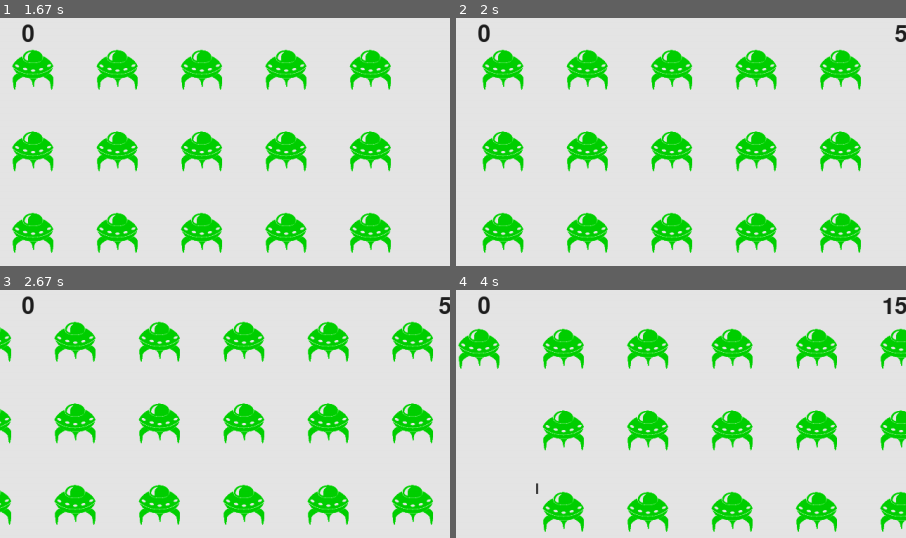
Above: before the commit, frames 1-4 (two rows, left to right).
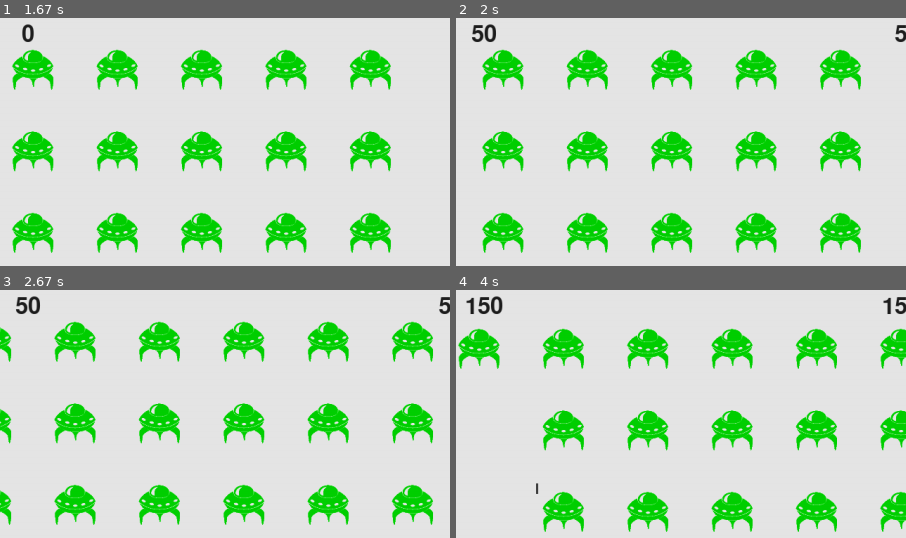
Above: after the commit, the same moments.

Repository: ckeller191/PyGame_Project
Game: pygame game, started from alien_invasion.py
Same seed, same stepped clock (60 frames per second), same inputs: the game is played once before the commit and once after it.
Inputs:
- Up to frame 1 (1.67 s): click "Play" at 0.38 s; tap Space at 0.67, 1.07, 1.37, 1.57 s; hold Right 1-1.47 s; hold Right from 1.5 s (still down)
- Up to frame 2 (2 s): tap Space at 1.87 s; release Right at 1.97 s
- Up to frame 3 (2.67 s): hold Left 2-2.53 s; tap Space at 2.07, 2.37, 2.63 s; hold Left from 2.57 s (still down)
- Up to frame 4 (4 s): tap Space at 2.93, 3.07, 3.37, 3.73 s; release Left at 2.97 s; hold Right 3-3.63 s; hold Left from 3.67 s (still down)
The pictures show only the part of the screen within x 47-97%, y 0-50%; the shares and areas given below are measured in that part.

Frame 1 is identical in both runs. In frame 2, 0.3% of the frame differs, in the area x 3-9%, y 2-10%; in frame 3, 0.3%; in frame 4, 0.3%, in the area x 2-11%, y 2-10%.

Commit message:
changed prep to check (now correct) high score

Diff:
--- a/alien_invasion.py
+++ b/alien_invasion.py
@@ -146,7 +146,7 @@
             for aliens in collisions.values():
                 self.stats.score += self.settings.alien_points * len(aliens)
                 self.sb.prep_score()
-                self.sb.prep_high_score()
+                self.sb.check_high_score()
 
         if not self.aliens:
             # Destroy existing bullets and create new fleet.
